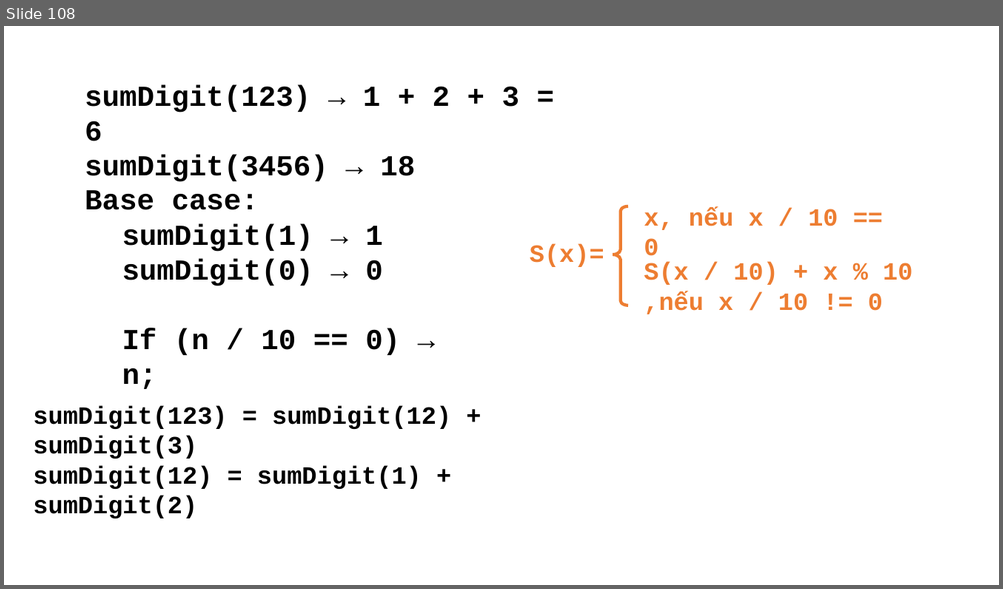
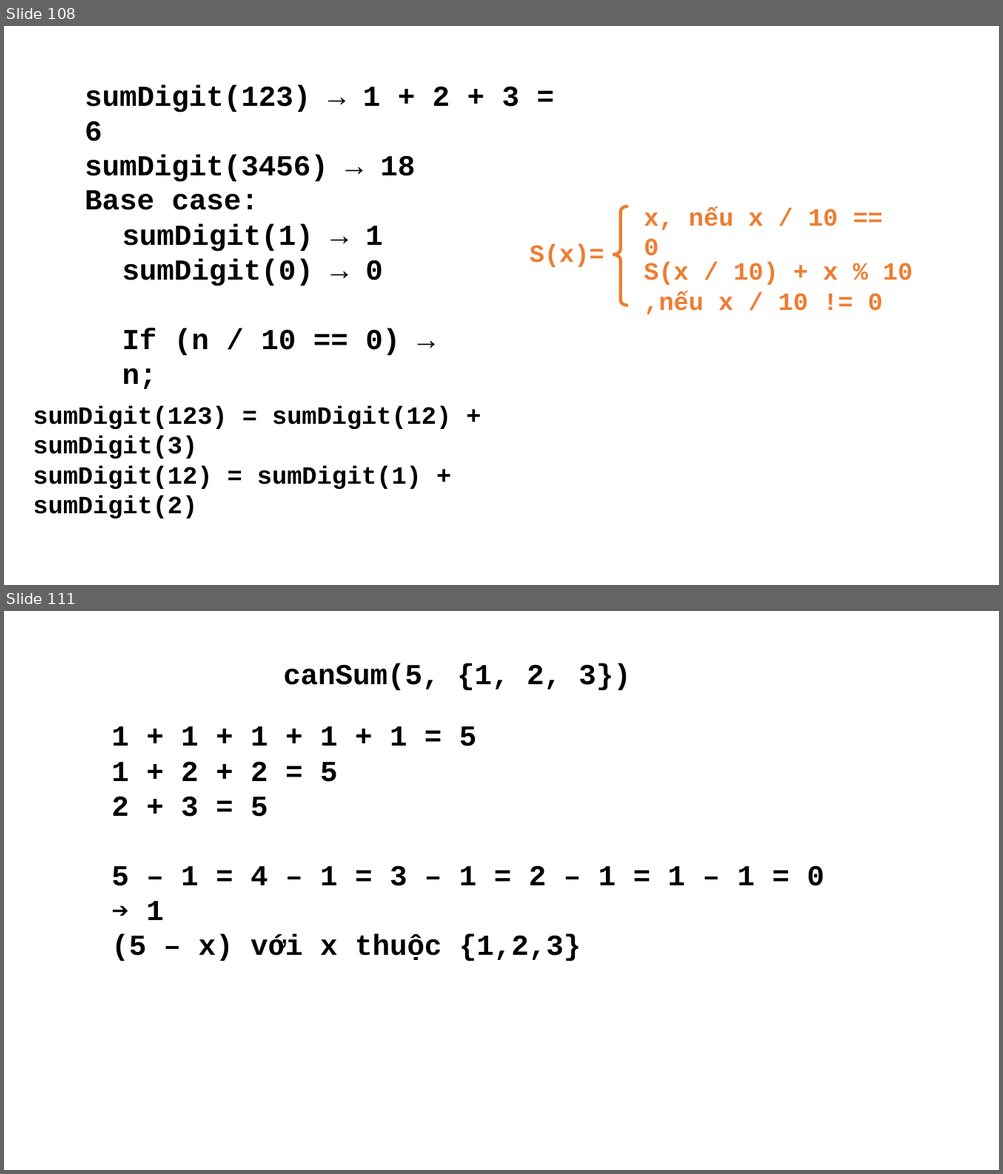
Before and after one commit to lovinh/Programming-Techniques, a slide deck: Presentations/Recusion.pptx. Shown one above the other, each under a label of ours: slide 108 before the commit, slides 108 and 111 after it; the slides between them are not shown. The pictures are 1003x589 and 1003x1174 pixels, drawn with LibreOffice and Linux fonts; fonts in the diff are those of the drawing. Boxes give left, top, right and bottom in pixels: in the first picture for what was removed or moved away, otherwise in the second. Text is boxed around its words. In the diff, an @@ line names an element or a change of style, - is before the commit and + after.

```diff
--- a/Presentations/Recusion.pptx
+++ b/Presentations/Recusion.pptx
@@ slide 111 added at (x1=4, y1=611, x2=999, y2=1170), background #FFFFFF @@
@@ text added at (x1=283, y1=663, x2=630, y2=690), 28 pt, text #000000, bold @@
+canSum(5, {1, 2, 3})
@@ text added at (x1=111, y1=726, x2=825, y2=961), 28 pt, text #000000, bold @@
+1 + 1 + 1 + 1 + 1 = 5
+1 + 2 + 2 = 5
+2 + 3 = 5
+5 – 1 = 4 – 1 = 3 – 1 = 2 – 1 = 1 – 1 = 0 ➔ 1
+(5 – x) với x thuộc {1,2,3}
```
Also in this commit, not shown: 8 other slides added, 21 other files.
